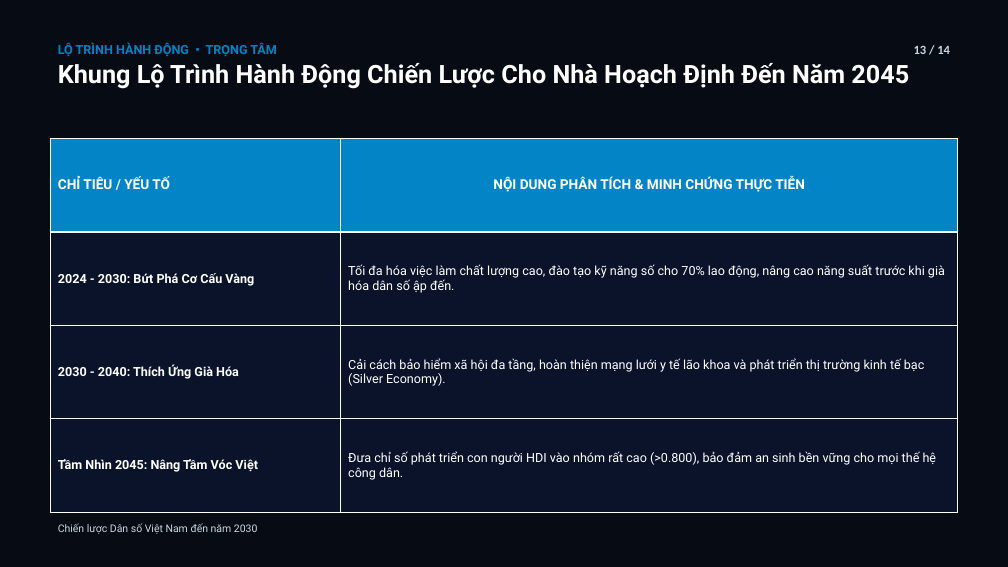
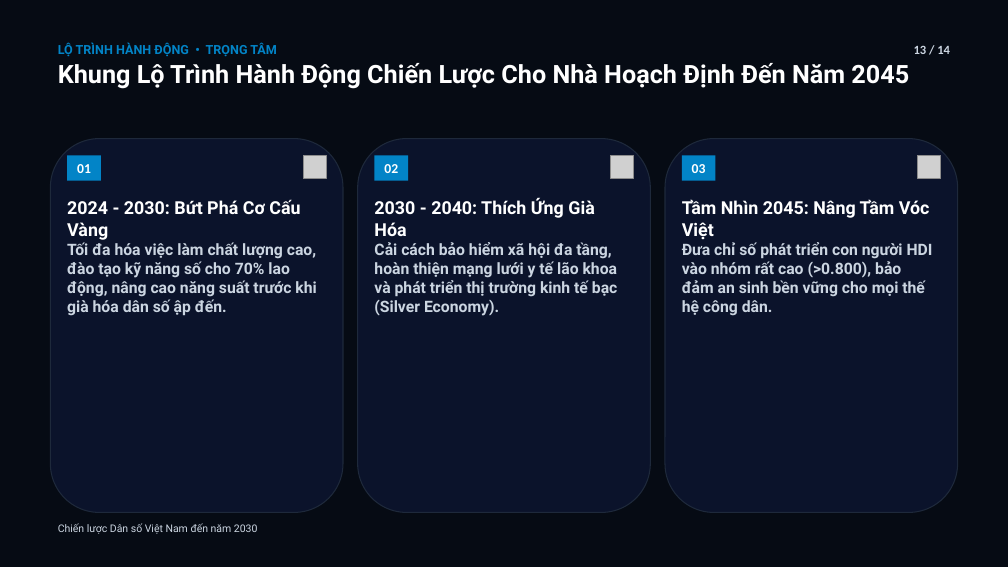
Before and after one commit to buithanhninh/make-slide-pro, a slide deck: slide 13 of Du An/A Tuan Dan So/Bai 1. Nhap mon DSH - Dark.pptx. Drawn at 1008x567 pixels with LibreOffice and Linux fonts; fonts in the diff are those of the drawing; grey boxes stand for pictures. Boxes give left, top, right and bottom in pixels: in the first picture for what was removed or moved away, otherwise in the second. Text is boxed around its words. In the diff, an @@ line names an element or a change of style, - is before the commit and + after.

```diff
--- a/Du An/A Tuan Dan So/Bai 1. Nhap mon DSH - Dark.pptx
+++ b/Du An/A Tuan Dan So/Bai 1. Nhap mon DSH - Dark.pptx
@@ table removed at (51, 138, 958, 512), 4 rows, 2 columns @@
-CHỈ TIÊU / YẾU TỐ | NỘI DUNG PHÂN TÍCH & MINH CHỨNG THỰC TIỄN
-2024 - 2030: Bứt Phá Cơ Cấu Vàng | Tối đa hóa việc làm chất lượng cao, đào tạo kỹ năng số cho 70% lao động, nâng cao năng suất trước khi già hóa dân số ập đến.
-2030 - 2040: Thích Ứng Già Hóa | Cải cách bảo hiểm xã hội đa tầng, hoàn thiện mạng lưới y tế lão khoa và phát triển thị trường kinh tế bạc (Silver Economy).
-Tầm Nhìn 2045: Nâng Tầm Vóc Việt | Đưa chỉ số phát triển con người HDI vào nhóm rất cao (>0.800), bảo đảm an sinh bền vững cho mọi thế hệ công dân.
@@ group added at (51, 138, 343, 512): 1 rounded rectangle, 1 rectangle, 1 picture, 1 text @@
+01
+2024 - 2030: Bứt Phá Cơ Cấu Vàng
+Tối đa hóa việc làm chất lượng cao, đào tạo kỹ năng số cho 70% lao động, nâng cao năng suất trước khi già hóa dân số ập đến.
@@ group added at (358, 138, 650, 512): 1 rounded rectangle, 1 rectangle, 1 picture, 1 text @@
+02
+2030 - 2040: Thích Ứng Già Hóa
+Cải cách bảo hiểm xã hội đa tầng, hoàn thiện mạng lưới y tế lão khoa và phát triển thị trường kinh tế bạc (Silver Economy).
@@ group added at (665, 138, 958, 512): 1 rounded rectangle, 1 rectangle, 1 picture, 1 text @@
+03
+Tầm Nhìn 2045: Nâng Tầm Vóc Việt
+Đưa chỉ số phát triển con người HDI vào nhóm rất cao (>0.800), bảo đảm an sinh bền vững cho mọi thế hệ công dân.
```
Also in this commit, not shown: 2 other slides changed, 3 other files.
